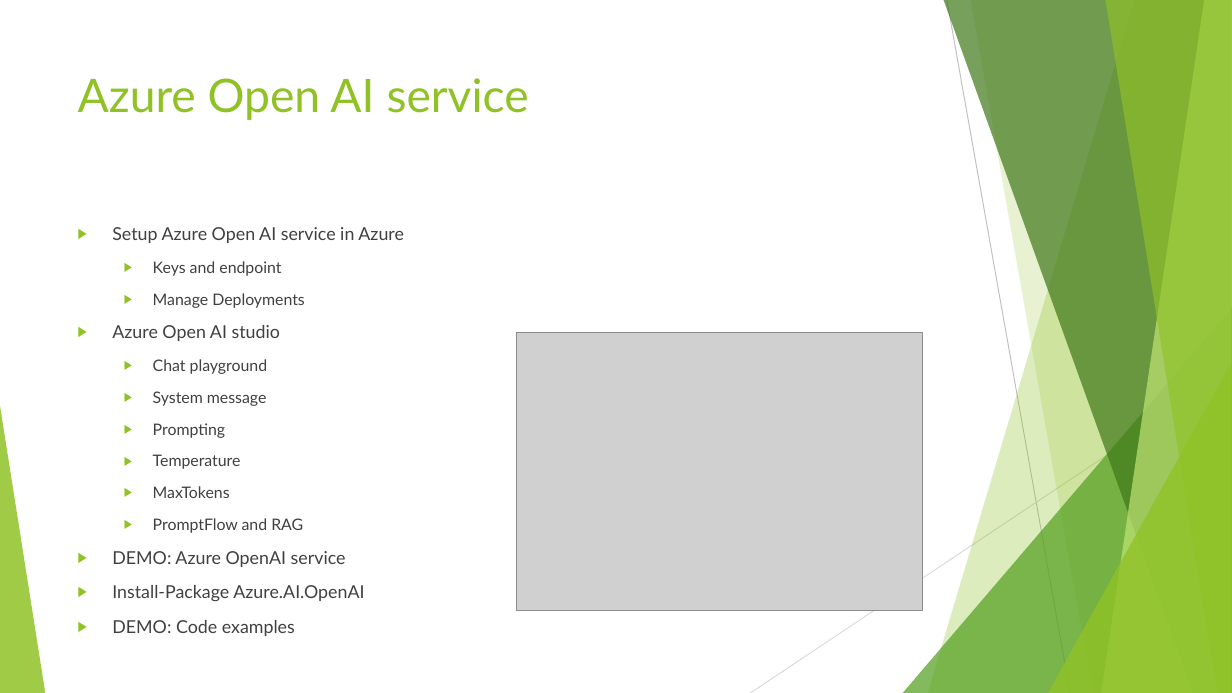
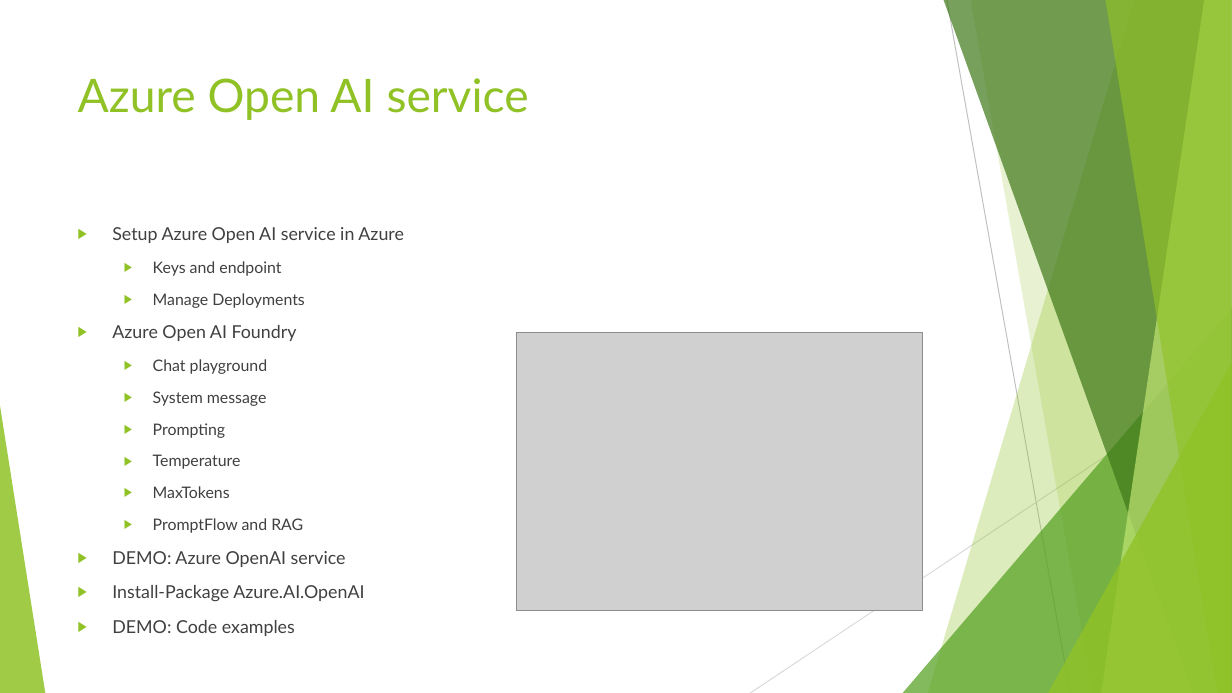
Before and after one commit to johnstaveley/JaaS, a slide deck: slide 13 of JaaS.pptx. Drawn at 1232x693 pixels with LibreOffice and Linux fonts; fonts in the diff are those of the drawing; grey boxes stand for pictures. Boxes give left, top, right and bottom in pixels: in the first picture for what was removed or moved away, otherwise in the second. Text is boxed around its words. In the diff, an @@ line names an element or a change of style, - is before the commit and + after.

```diff
--- a/JaaS.pptx
+++ b/JaaS.pptx
@@ text at (x1=112, y1=325, x2=297, y2=341): text changed @@
-▶ Azure Open AI studio
+▶ Azure Open AI Foundry
```
Also in this commit, not shown: 1 other slide changed, 1 other file.
